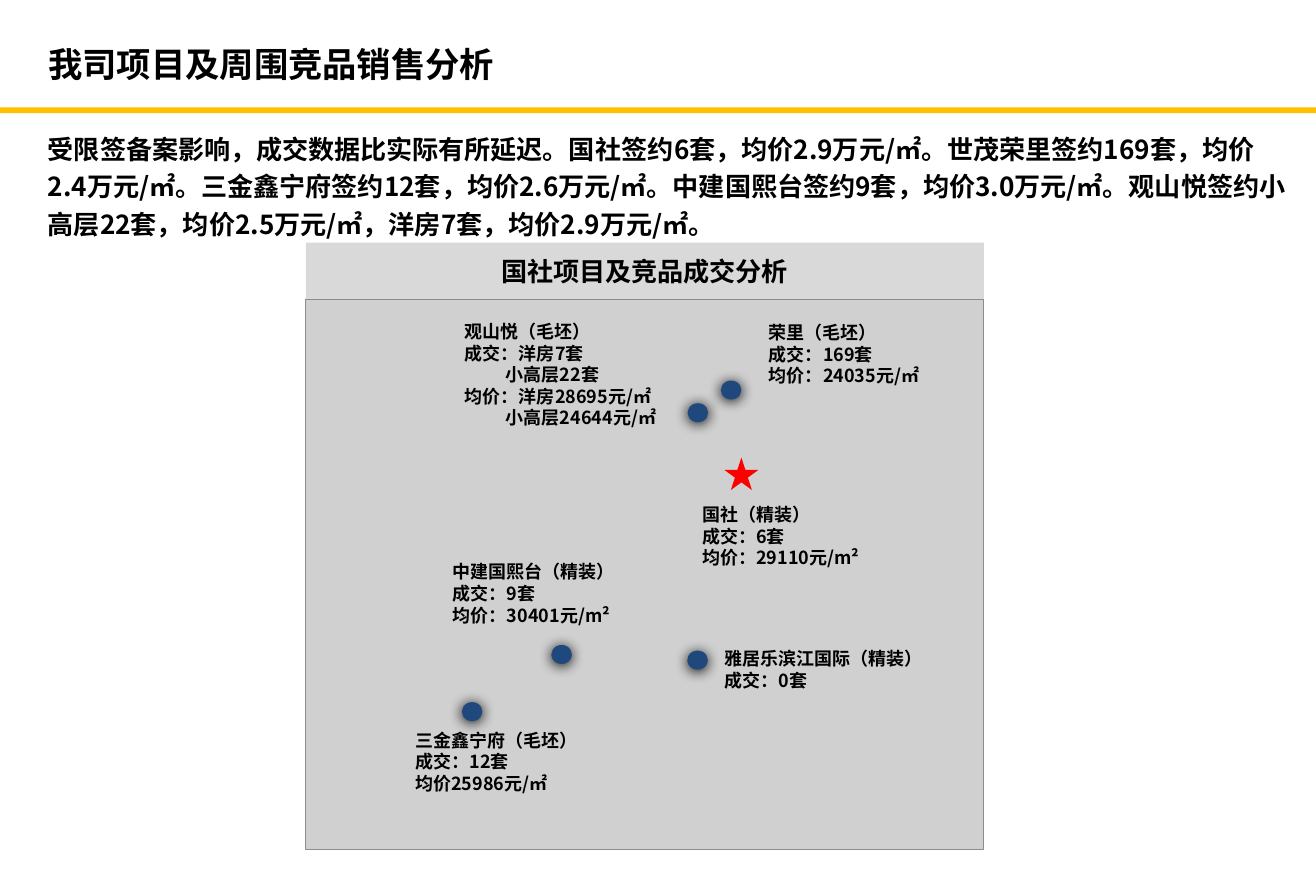
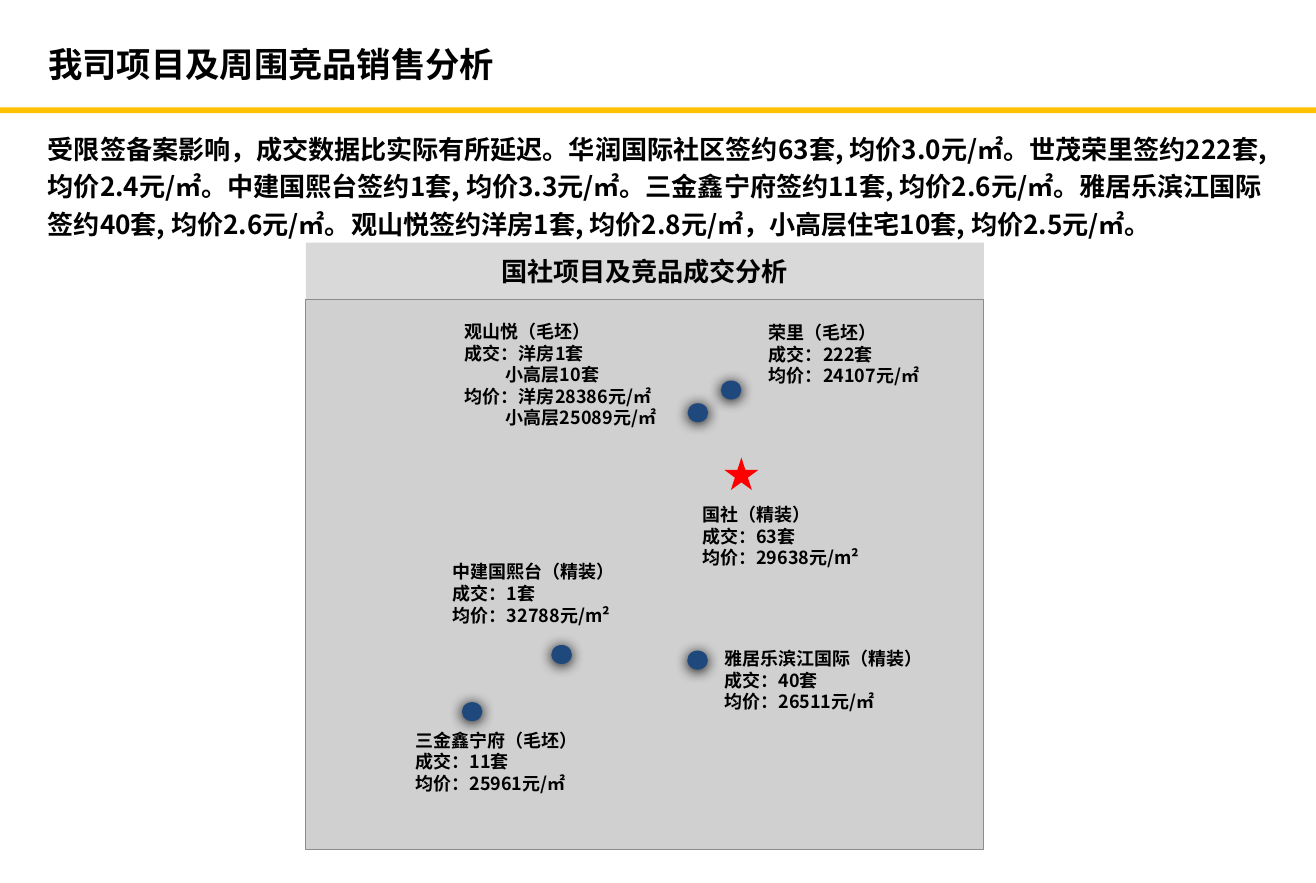
Before and after one commit to PengZiqiao/monthly_report, a slide deck: slide 3 of 华润月报_201804.pptx. Drawn at 1316x883 pixels with LibreOffice and Linux fonts; fonts in the diff are those of the drawing; grey boxes stand for pictures; background and template pictures are left out. Boxes give left, top, right and bottom in pixels: in the first picture for what was removed or moved away, otherwise in the second. Text is boxed around its words. In the diff, an @@ line names an element or a change of style, - is before the commit and + after.

Commit message:
添加华润月报脚本，更新月报到5月

```diff
--- a/华润月报_201804.pptx
+++ b/华润月报_201804.pptx
@@ text at (x1=48, y1=136, x2=1267, y2=240): text changed @@
-受限签备案影响，成交数据比实际有所延迟。国社签约6套，均价2.9万元/㎡。世茂荣里签约169套，均价2.4万元/㎡。三金鑫宁府签约12套，均价2.6万元/㎡。中建国熙台签约9套，均价3.0万元/㎡。观山悦签约小高层22套，均价2.5万元/㎡，洋房7套，均价2.9万元/㎡。
+受限签备案影响，成交数据比实际有所延迟。华润国际社区签约63套, 均价3.0元/㎡。世茂荣里签约222套, 均价2.4元/㎡。中建国熙台签约1套, 均价3.3元/㎡。三金鑫宁府签约11套, 均价2.6元/㎡。雅居乐滨江国际签约40套, 均价2.6元/㎡。观山悦签约洋房1套, 均价2.8元/㎡，小高层住宅10套, 均价2.5元/㎡。
@@ text at (x1=465, y1=344, x2=656, y2=428): text changed @@
-成交：洋房7套
-小高层22套
-均价：洋房28695元/㎡
-小高层24644元/㎡
+成交：洋房1套
+小高层10套
+均价：洋房28386元/㎡
+小高层25089元/㎡
@@ text at (x1=769, y1=345, x2=919, y2=386): text changed @@
-成交：169套
-均价：24035元/㎡
+成交：222套
+均价：24107元/㎡
@@ text at (x1=702, y1=527, x2=859, y2=568): text changed @@
-成交：6套
-均价：29110元/m²
+成交：63套
+均价：29638元/m²
@@ text at (x1=453, y1=584, x2=610, y2=626): text changed @@
-成交：9套
-均价：30401元/m²
+成交：1套
+均价：32788元/m²
@@ text at (x1=724, y1=671, x2=874, y2=712): text changed @@
-成交：0套
+成交：40套
+均价：26511元/㎡
@@ text at (x1=415, y1=752, x2=565, y2=794): text changed @@
-成交：12套
-均价25986元/㎡
+成交：11套
+均价：25961元/㎡
```
Also in this commit, not shown: 3 other slides changed, 1 other file.
